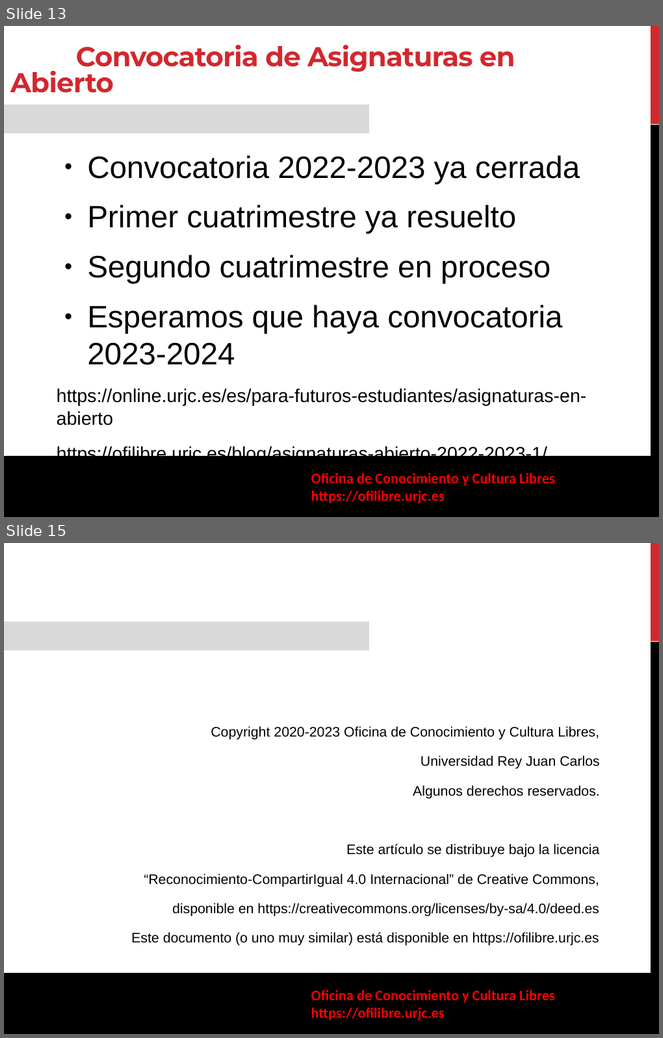
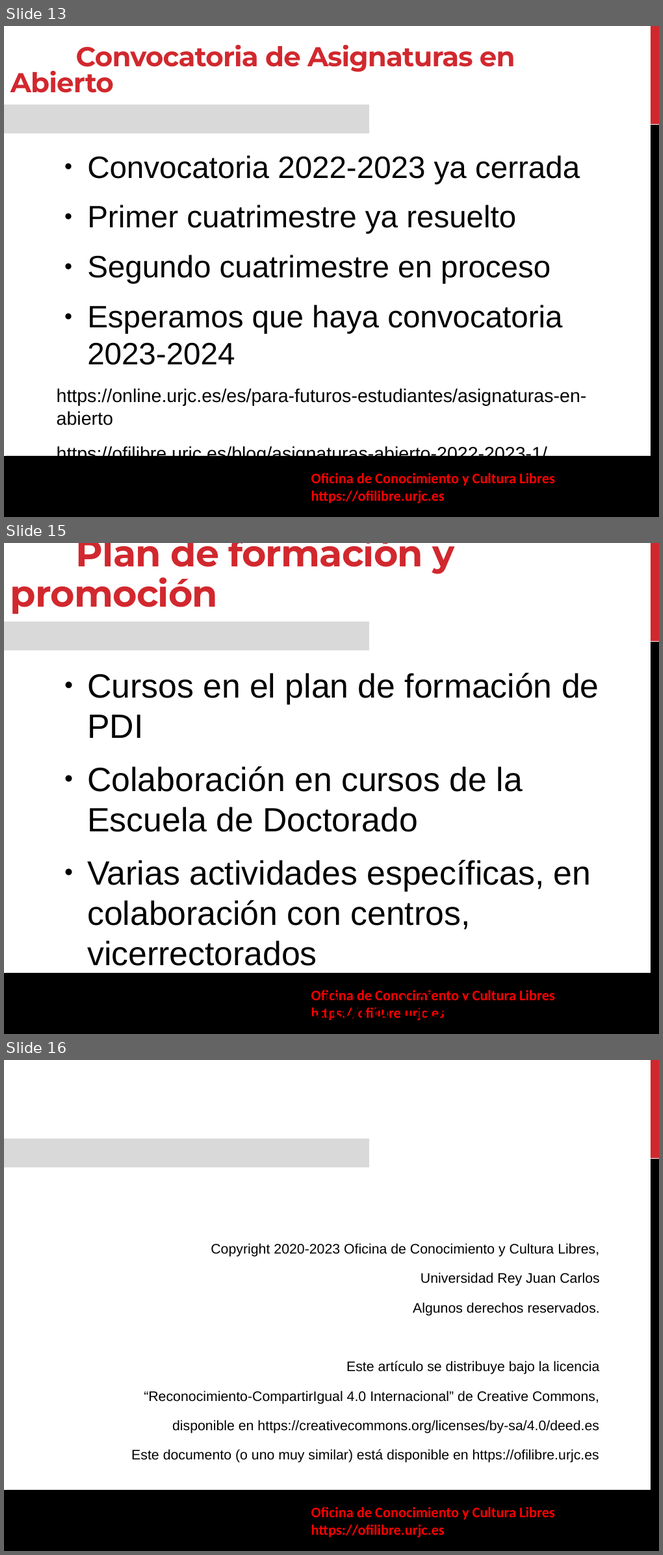
Before and after one commit to gabrielIzquierdo/OfiLibreGabri.github.io, a slide deck: static/transpas/ofilibre/Ofilibre-presentacion.odp. Shown one above the other, each under a label of ours: slides 13 and 15 before the commit, slides 13, 15 and 16 after it; the slides between them are not shown. The pictures are 663x1038 and 663x1555 pixels, drawn with LibreOffice and Linux fonts; fonts in the diff are those of the drawing; background and template pictures are left out. Boxes give left, top, right and bottom in pixels: in the first picture for what was removed or moved away, otherwise in the second. Text is boxed around its words. In the diff, an @@ line names an element or a change of style, - is before the commit and + after.

Commit message:
Actualización de presentación de OfiLibre

```diff
--- a/static/transpas/ofilibre/Ofilibre-presentacion.odp
+++ b/static/transpas/ofilibre/Ofilibre-presentacion.odp
@@ slide 15 added at [4, 543, 659, 1034], background #FFFFFF; not listed: 5 template elements that a slide beside it also shows @@
@@ text added at [10, 543, 455, 614], 40.8 pt, text #D1282E, bold @@
+Plan de formación y promoción
@@ text added at [87, 673, 599, 1021], 37 pt, text #000000 @@
+● Cursos en el plan de formación de PDI
+● Colaboración en cursos de la Escuela de Doctorado
+● Varias actividades específicas, en colaboración con centros, vicerrectorados
+● Jornadas de Cultura Libre
@@ what was slide 15 is now slide 16 @@
```
Also in this commit, not shown: 4 slides changed, 1 other file.
